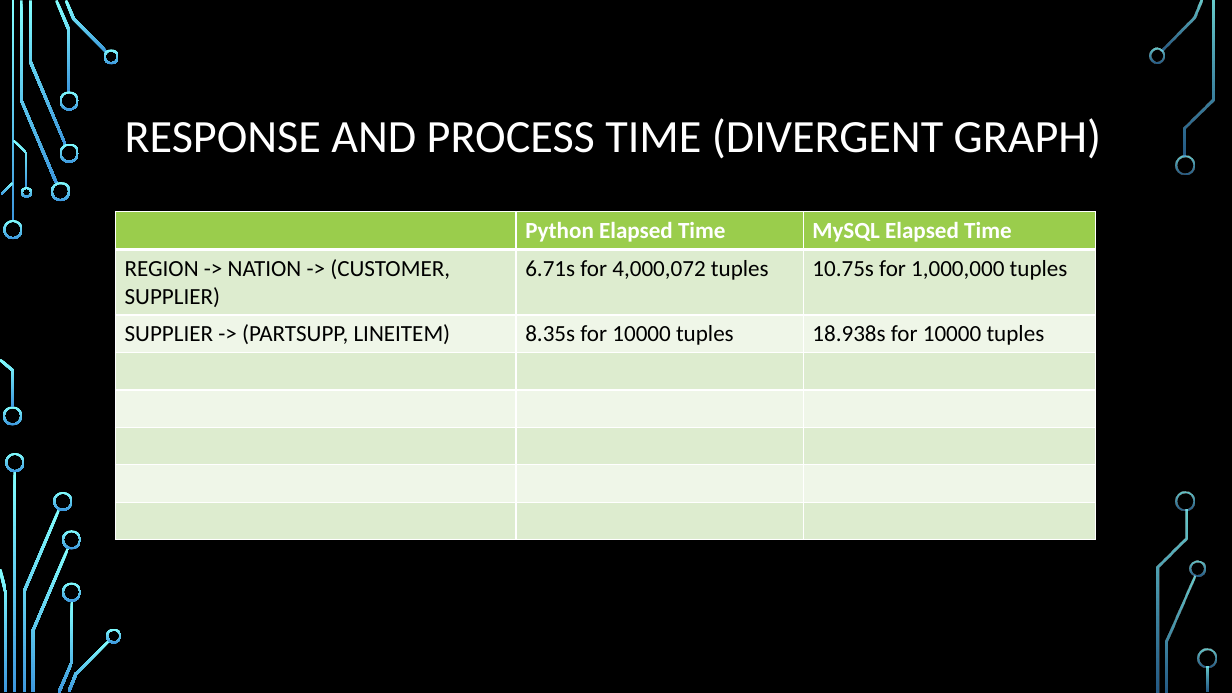
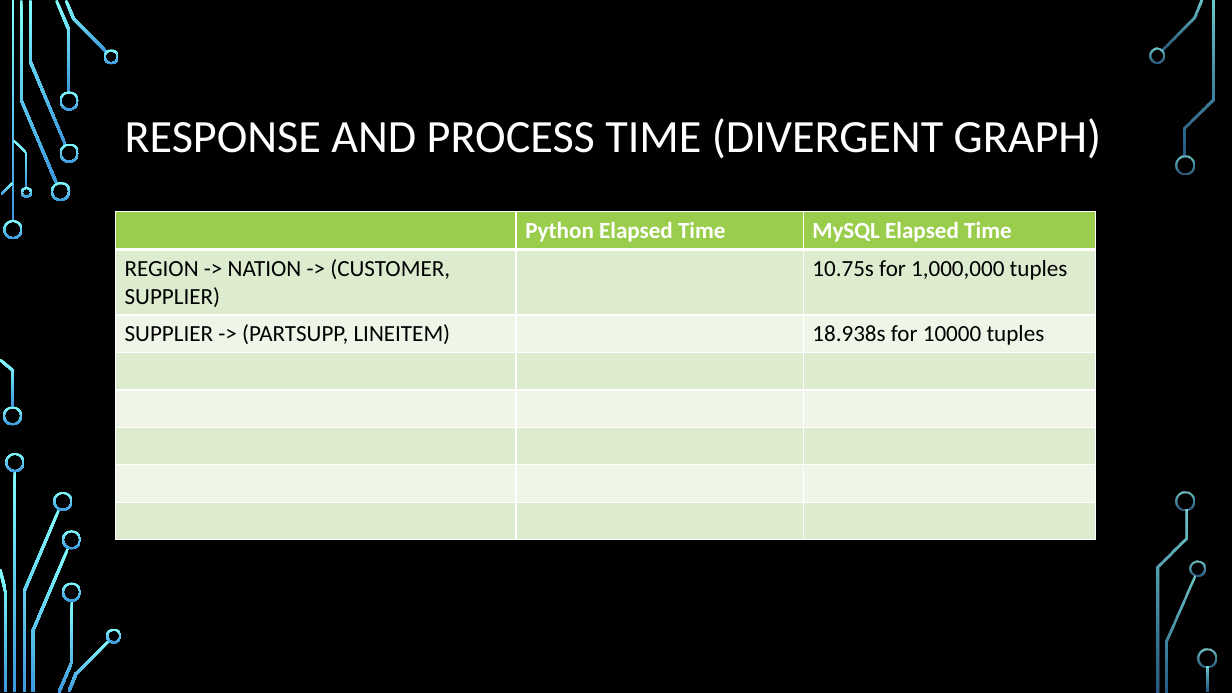
Before and after one commit to avinashsp93/multiwayjoin, a slide deck: slide 16 of MultiWayJoin.pptx. Drawn at 1232x693 pixels with LibreOffice and Linux fonts; fonts in the diff are those of the drawing; background and template pictures are left out. Boxes give left, top, right and bottom in pixels: in the first picture for what was removed or moved away, otherwise in the second. Text is boxed around its words. In the diff, an @@ line names an element or a change of style, - is before the commit and + after.

```diff
--- a/MultiWayJoin.pptx
+++ b/MultiWayJoin.pptx
@@ table at [116, 212, 1097, 539] @@
-row 2, column 2: 6.71s for 4,000,072 tuples
+row 2, column 2: 
-row 3, column 2: 8.35s for 10000 tuples
+row 3, column 2: 
```
Also in this commit, not shown: 3 other slides changed, 2 other files.
